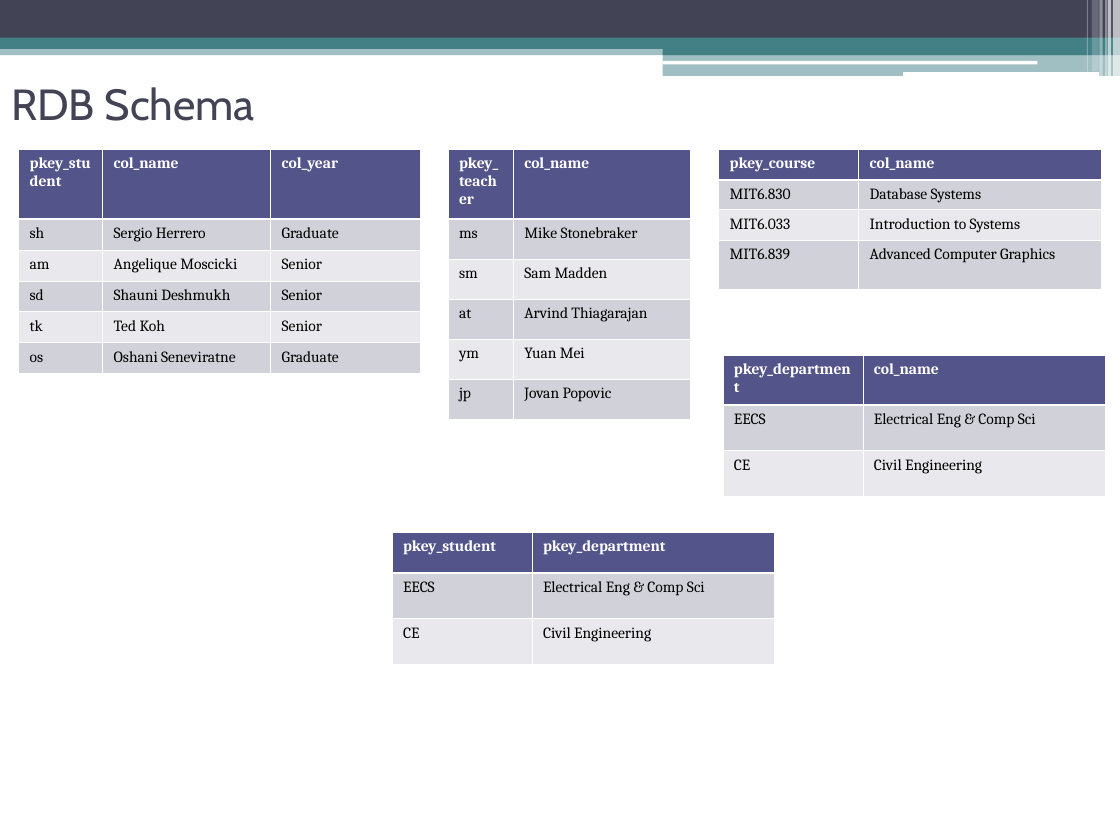
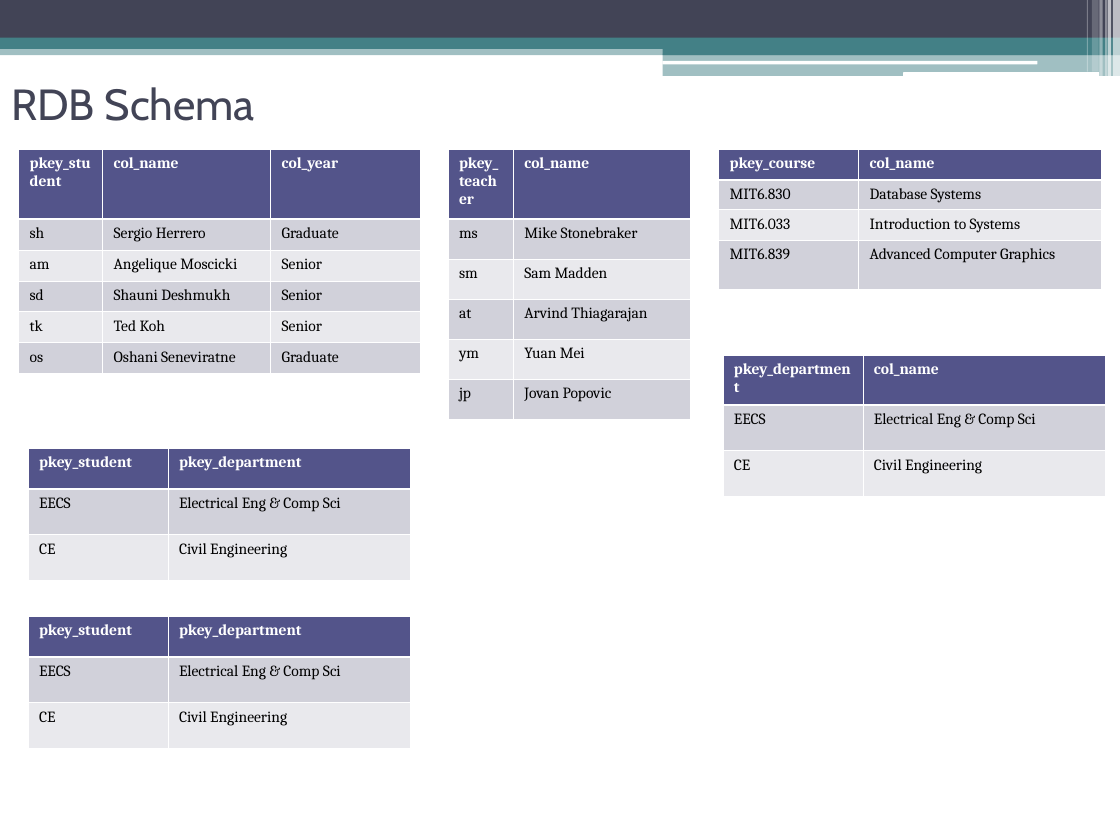
Before and after one commit to oshanis/r-store, a slide deck: slide 5 of docs/R_Store.ppt. Drawn at 1120x840 pixels with LibreOffice and Linux fonts; fonts in the diff are those of the drawing. Boxes give left, top, right and bottom in pixels: in the first picture for what was removed or moved away, otherwise in the second. Text is boxed around its words. In the diff, an @@ line names an element or a change of style, - is before the commit and + after.

```diff
--- a/docs/R_Store.ppt
+++ b/docs/R_Store.ppt
@@ table moved from (x1=392, y1=532, x2=775, y2=664) to (x1=28, y1=448, x2=411, y2=580) @@
@@ table added at (x1=28, y1=616, x2=411, y2=748), 3 rows, 2 columns @@
+pkey_student | pkey_department
+EECS | Electrical Eng & Comp Sci
+CE | Civil Engineering
```
Also in this commit, not shown: 1 other slide changed.
